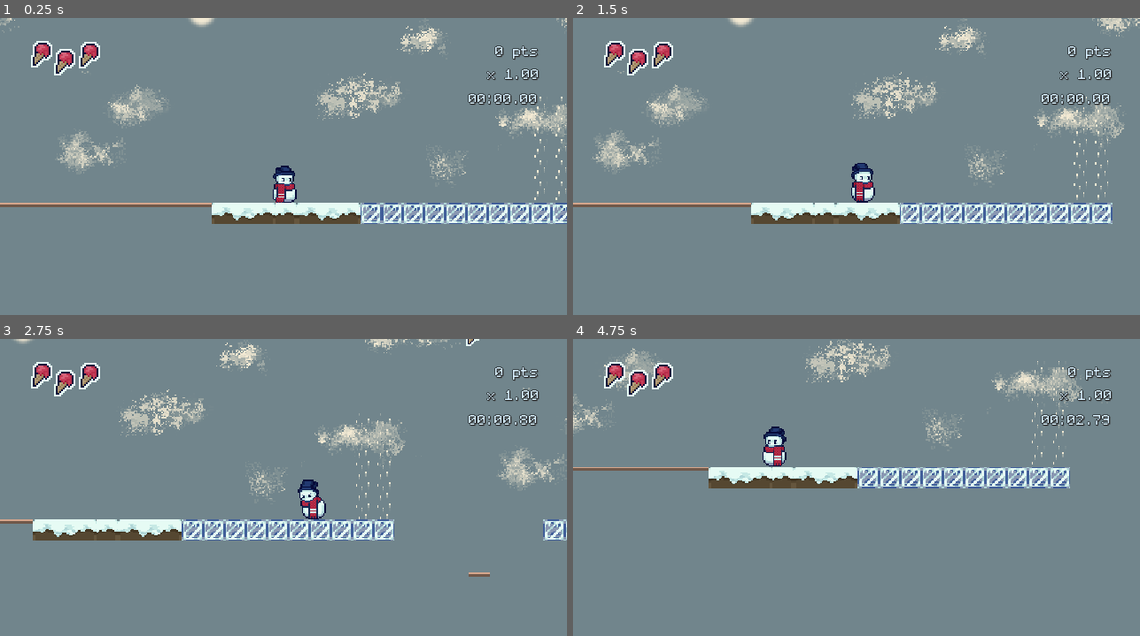
Above: before the commit, frames 1-4 (two rows, left to right).
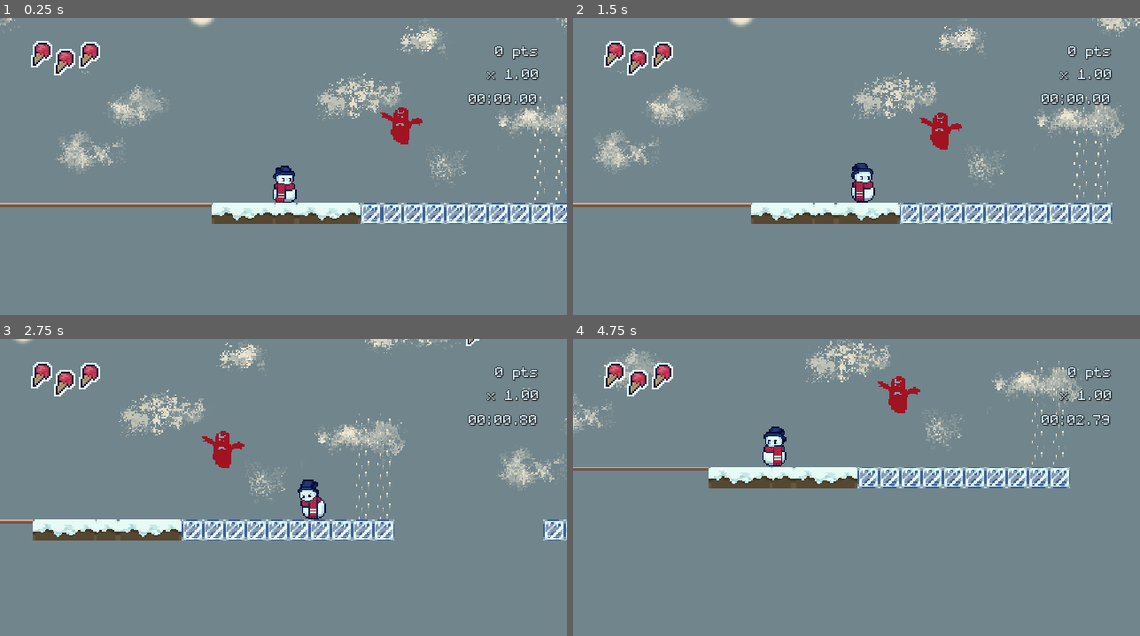
Above: after the commit, the same moments.

Repository: streebree/slickmode
Game: Godot game, scene res://scenes/areas/area2.tscn
Two runs of this game, one before a commit and one after it. Both use one fixed random seed, a clock stepped at 60 frames per second and the inputs below.
Inputs (mouse positions are in pixels of both pictures, inside the frame that each line leads up to):
- Up to frame 1 (0.25 s): no input
- Up to frame 2 (1.5 s): tap Enter (start) at 0.5, 1.35 s; move the mouse to (981, 160) at 0.52 s; hold Right (ui_right) from 0.53 s (still down); tap Shift (run) at 0.6 s; click (981, 160) at 0.67 s; tap Space (ui_accept) at 0.77 s; move the mouse to (743, 193) at 1.27 s
- Up to frame 3 (2.75 s): tap Space (ui_accept) at 1.52 s; move the mouse to (340, 428) at 2.02 s; release Right (ui_right) at 2.03 s; hold Left (ui_left) from 2.03 s (still down); tap F at 2.1 s
- Up to frame 4 (4.75 s): move the mouse to (828, 561) at 2.77 s; release Left (ui_left) at 2.78 s; hold Right (ui_right) 2.78-4.28 s; tap Shift (run) at 2.85 s; click (828, 561) at 2.92 s; tap Space (ui_accept) at 3.02, 3.77, 4.52 s; move the mouse to (1026, 546) at 3.52 s; tap Enter (start) at 3.6 s; move the mouse to (686, 448) at 4.27 s; hold Left (ui_left) from 4.28 s (still down); tap F at 4.35 s

The runs differ from the first frame. In frame 1, 0.4% of the frame differs, in the area x 67-75%, y 30-43%; in frame 2, 0.4%; in frame 3, 0.5%, in the area x 35-87%, y 30-81%; in frame 4, 0.4%.

Commit message:
Add flying enemy

Diff:
--- a/slick-game/scenes/areas/area2.tscn
+++ b/slick-game/scenes/areas/area2.tscn
@@ -8,6 +8,7 @@
 [ext_resource type="Texture2D" uid="uid://f806pa0exola" path="res://assets/art/placeholder/background2.png" id="10_nywgu"]
 [ext_resource type="AudioStream" uid="uid://dl75krm64q111" path="res://assets/audio/Snow.wav" id="11_hk863"]
 [ext_resource type="PackedScene" uid="uid://j6fyafu5ymtk" path="res://scenes/falling_platform.tscn" id="14_b8qy5"]
+[ext_resource type="PackedScene" uid="uid://bqhotj5hq1x6c" path="res://scenes/flying_enemy.tscn" id="15_4esdq"]
 [ext_resource type="PackedScene" uid="uid://by1ldxkw8bmvw" path="res://scenes/icecream.tscn" id="16_u0ssx"]
 [ext_resource type="PackedScene" uid="uid://bjllpyn7o184f" path="res://scenes/checkpoint.tscn" id="17_k0rj5"]
 [ext_resource type="PackedScene" uid="uid://7pdxc61d0xxu" path="res://scenes/hud.tscn" id="18_6ya1w"]
@@ -21,7 +22,7 @@
 
 [node name="TileMapLayer" type="TileMapLayer" parent="." unique_id=977616795]
 unique_name_in_owner = true
-tile_map_data = PackedByteArray("AADu//3/BQACAAAAAADt//3/BQA …(581 unchanged characters)… AAAaAPr/BQAGAAEAAAAbAPr/BQAGAAEAAAAdAP3/AAABAAAAAAAeAP3/AAABAAAAAAAfAP3/AAABAAAAAAAgAP3/AAABAAAAAAAhAP3/AAABAAAAAAAiAP3/AAABAAAAAAD7//z/BgAAAAAAAAD7//v/BgAAAAAAAAD7//r …(591 unchanged characters)…
+tile_map_data = PackedByteArray("AADu//3/BQACAAAAAADt//3/BQA …(581 unchanged characters)… AAAaAPr/BQAGAAEAAAAbAPr/BQAGAAEAAAAdAP3/BQABAAMAAAAeAP3/BQABAAMAAAAfAP3/BQABAAMAAAAgAP3/BQABAAMAAAAhAP3/BQABAAMAAAAiAP3/BQABAAMAAAD7//z/BgAAAAAAAAD7//v/BgAAAAAAAAD7//r …(591 unchanged characters)…
 tile_set = ExtResource("2_thd2o")
 
 [node name="CharacterBody2D" parent="." unique_id=1919126236 instance=ExtResource("7_cqopj")]
@@ -97,6 +98,9 @@
 [node name="Area2D2" parent="." unique_id=1376798953 instance=ExtResource("16_u0ssx")]
 position = Vector2(-4, -186)
 
+[node name="Area2D5" parent="." unique_id=192949966 instance=ExtResource("16_u0ssx")]
+position = Vector2(-649, -106)
+
 [node name="Area2D3" parent="." unique_id=517866652 instance=ExtResource("16_u0ssx")]
 position = Vector2(182, -184)
 
@@ -106,8 +110,6 @@
 [node name="Checkpoint" parent="." unique_id=221122544 instance=ExtResource("17_k0rj5")]
 position = Vector2(-281, -74)
 scale = Vector2(5.223857, 2.5126812)
-
-[node name="FallingPlatform" parent="." unique_id=212630240 instance=ExtResource("14_b8qy5")]
 
 [node name="Sprite2D" parent="." unique_id=2135192827 instance=ExtResource("14_b8qy5")]
 position = Vector2(-360, -40)
@@ -141,3 +143,6 @@
 
 [node name="RigidBody2D10" parent="." unique_id=1916535625 instance=ExtResource("14_b8qy5")]
 position = Vector2(-504, -40)
+
+[node name="CharacterBody2D2" parent="." unique_id=1146614045 instance=ExtResource("15_4esdq")]
+position = Vector2(-193, -108)
--- /dev/null
+++ b/slick-game/scenes/flying_enemy.gd
@@ -0,0 +1,43 @@
+extends CharacterBody2D
+
+
+const SPEED = 300.0
+const JUMP_VELOCITY = -400.0
+
+@onready var sprite: AnimatedSprite2D = $AnimatedSprite2D
+
+var height = 0
+var is_dead = false
+var sway = 0
+
+
+
+func _physics_process(delta: float) -> void:
+	height += delta * 3
+	if height > 10000:
+		height = 0
+
+	if is_dead:
+		position.y += delta * 100 + (sin(height) / 4)
+		position.x += sin(sway)
+		sway += delta * 10
+	else:
+		position.y += sin(height) / 4
+	move_and_slide()
+
+func destroy():
+	sprite.pause()
+	sprite.rotation_degrees = 180
+	is_dead = true
+	collision_layer = 0
+	collision_mask = 0
+	StateManager.update_score(100, position)
+	delete_self()
+
+func delete_self():
+	await get_tree().create_timer(3.0).timeout
+	call_deferred("queue_free")
+
+# called by the kill plane if the enemy is out of bounds.
+func destroy_self():
+	call_deferred("queue_free")
--- /dev/null
+++ b/slick-game/scenes/flying_enemy.tscn
@@ -0,0 +1,66 @@
+[gd_scene format=3 uid="uid://bqhotj5hq1x6c"]
+
+[ext_resource type="Script" uid="uid://bmgovbokcn0kv" path="res://scenes/flying_enemy.gd" id="1_fgwew"]
+[ext_resource type="Texture2D" uid="uid://bsnurv8bf02um" path="res://assets/art/placeholder/flyingenemy.png" id="1_vbcm2"]
+
+[sub_resource type="RectangleShape2D" id="RectangleShape2D_vbcm2"]
+size = Vector2(9, 18)
+
+[sub_resource type="AtlasTexture" id="AtlasTexture_fgwew"]
+atlas = ExtResource("1_vbcm2")
+region = Rect2(0, 0, 32, 32)
+
+[sub_resource type="AtlasTexture" id="AtlasTexture_c4a5w"]
+atlas = ExtResource("1_vbcm2")
+region = Rect2(32, 0, 32, 32)
+
+[sub_resource type="SpriteFrames" id="SpriteFrames_lrtul"]
+animations = [{
+"frames": [{
+"duration": 1.0,
+"texture": SubResource("AtlasTexture_fgwew")
+}, {
+"duration": 1.0,
+"texture": SubResource("AtlasTexture_c4a5w")
+}],
+"loop": true,
+"name": &"default",
+"speed": 5.0
+}]
+
+[sub_resource type="RectangleShape2D" id="RectangleShape2D_fgwew"]
+size = Vector2(11, 19)
+
+[sub_resource type="RectangleShape2D" id="RectangleShape2D_c4a5w"]
+size = Vector2(11, 5)
+
+[node name="FlyingEnemy" type="CharacterBody2D" unique_id=1146614045]
+collision_layer = 96
+collision_mask = 112
+script = ExtResource("1_fgwew")
+
+[node name="CollisionShape2D" type="CollisionShape2D" parent="." unique_id=1006808919]
+position = Vector2(-0.5, 1)
+shape = SubResource("RectangleShape2D_vbcm2")
+
+[node name="AnimatedSprite2D" type="AnimatedSprite2D" parent="." unique_id=1365321967]
+sprite_frames = SubResource("SpriteFrames_lrtul")
+autoplay = "default"
+frame_progress = 0.14694028
+
+[node name="Area2D" type="Area2D" parent="." unique_id=1721411609]
+collision_layer = 32
+collision_mask = 32
+
+[node name="DamageHitbox" type="CollisionShape2D" parent="Area2D" unique_id=1882691266]
+position = Vector2(-0.5, 0.5)
+shape = SubResource("RectangleShape2D_fgwew")
+
+[node name="Stomp Collision" type="Area2D" parent="." unique_id=107519144]
+position = Vector2(0, 4)
+collision_layer = 64
+collision_mask = 64
+
+[node name="CollisionShape2D" type="CollisionShape2D" parent="Stomp Collision" unique_id=299702557]
+position = Vector2(-0.5, -10.5)
+shape = SubResource("RectangleShape2D_c4a5w")
Binary file added: slick-game/assets/art/placeholder/flyingenemy.aseprite
Binary file added: slick-game/assets/art/placeholder/flyingenemy.png
Not shown, added: slick-game/assets/art/placeholder/flyingenemy.png.import
Not shown, added: slick-game/scenes/flying_enemy.gd.uid
